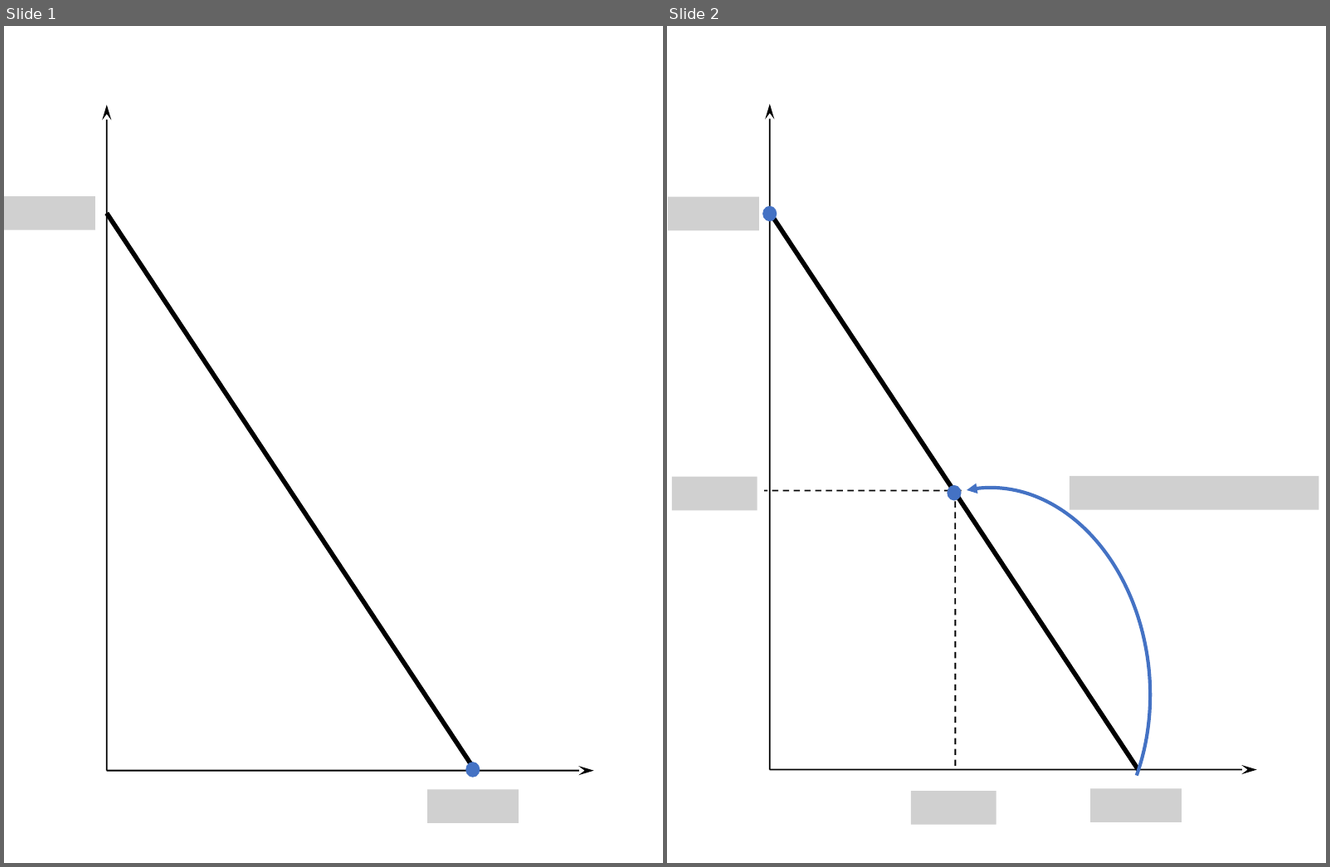
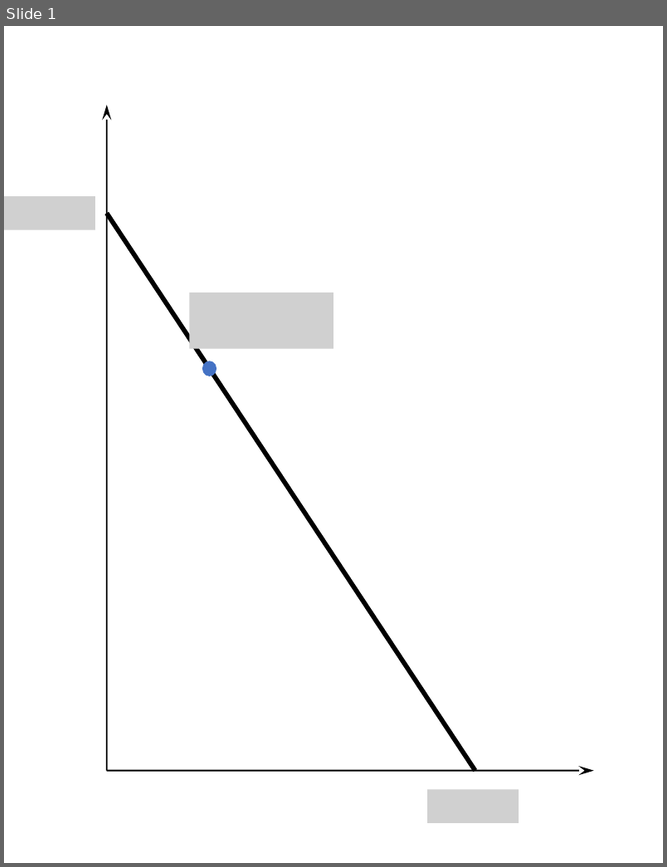
Before and after one commit to peteawag/ECO00001I-A-Microeconomics-II-2019, a slide deck: img/insurance.pptx. Shown side by side, each under a label of ours: slides 1 and 2 before the commit, slide 1 after it. The pictures are 1330x867 and 667x867 pixels, drawn with LibreOffice and Linux fonts; fonts in the diff are those of the drawing; grey boxes stand for pictures. Boxes give left, top, right and bottom in pixels: in the first picture for what was removed or moved away, otherwise in the second. Text is boxed around its words. In the diff, an @@ line names an element or a change of style, - is before the commit and + after.

```diff
--- a/img/insurance.pptx
+++ b/img/insurance.pptx
@@ slide 2 removed at (667,26,1326,863), background #FFFFFF @@
@@ picture removed at (668,197,760,230) @@
@@ group removed at (763,104,1257,769): 2 arrows, 1 line, 1 ellipse @@
@@ arc (boxed as its full ellipse) removed at (829,473,1167,863) @@
@@ picture removed at (671,477,756,510) @@
@@ line removed from (962, 490) to (764, 490) @@
@@ ellipse removed at (947,484,962,500) @@
@@ line removed from (955, 490) to (955, 769) @@
@@ picture removed at (1070,475,1319,509) @@
@@ picture removed at (911,790,996,824) @@
@@ picture removed at (1089,788,1181,821) @@
@@ slide 1 changed as well @@
@@ picture added at (189,292,333,348) @@
@@ ellipse: place and size @@
-ellipse at (465,761,480,776)
+ellipse at (202,360,217,376)
```
Also in this commit, not shown: 5 other slides changed, 3 slides added, 6 other files.
